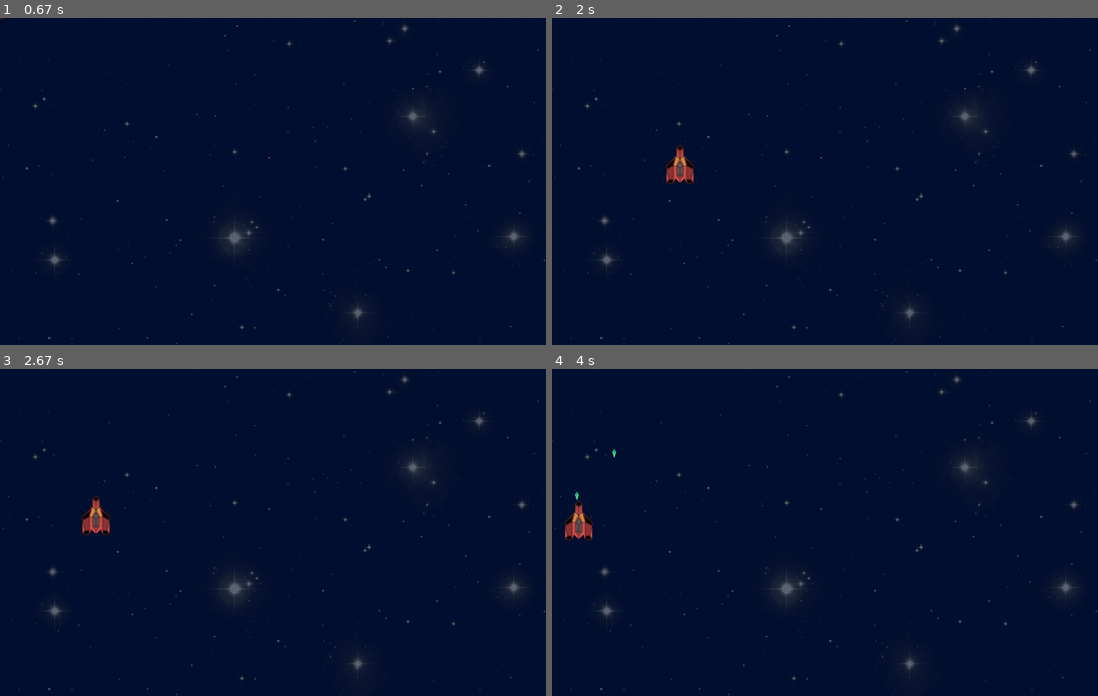
Above: before the commit, frames 1-4 (two rows, left to right).
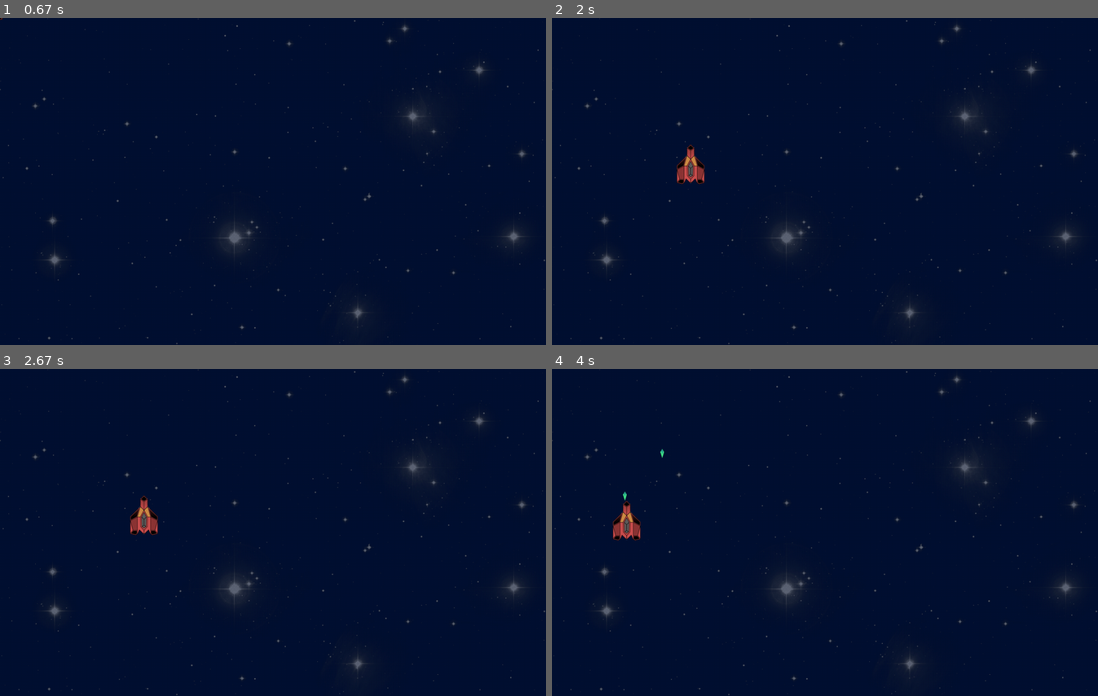
Above: after the commit, the same moments.

Repository: Daltro-Oliveira-Vinuto/game_aliens_with_pygame
Game: pygame game, started from source/aliens.py
The game is run twice, just before and just after one commit, with the same random seed, the same clock (stepped at 60 frames per second) and the same inputs.
Inputs (mouse positions are in pixels of both pictures, inside the frame that each line leads up to):
- Up to frame 1 (0.67 s): tap Enter at 0.33 s
- Up to frame 2 (2 s): hold Right 0.67-1.13 s; hold Up 1.17-1.47 s; click (693, 184) at 1.57 s; hold Right from 1.83 s (still down)
- Up to frame 3 (2.67 s): release Right at 2.3 s; hold Left from 2.33 s (still down)
- Up to frame 4 (4 s): release Left at 2.87 s; hold Down 2.9-3.2 s; hold Left 3.23-3.63 s; tap F at 3.3, 3.73 s; hold Up from 3.67 s (still down)

Frame 1 is identical in both runs. In frame 2, 0.6% of the frame differs, in the area x 20-28%, y 38-51%; in frame 3, 0.8%; in frame 4, 0.9%, in the area x 2-21%, y 24-53%.

Commit message:
test_library.py passed in all tests

Diff:
--- a/source/aliens.py
+++ b/source/aliens.py
@@ -47,7 +47,7 @@
         player.fire()
         keyboard_object.state = False
 
-    if  keyboard.get_state():
+    if  keyboard.get_real_state():
         if keyboard_object.directions.left:
             player.move_left()
         if keyboard_object.directions.right:
--- a/source/library.py
+++ b/source/library.py
@@ -35,6 +35,9 @@
         self._right: bool = right
         self._upp: bool = upp
         self._down: bool = down
+
+    def __str__(self):
+        return f"(left={self.left}, right={self.right}, up={self.upp}, down={self.down})"
 
     @property
     def upp(self) -> bool:
@@ -77,14 +80,14 @@
     def __init__(self, directions: Directions) -> None:
         self.directions = directions
         self._state: bool = False
-        self._state = self.get_state()
+        self._state = self.get_real_state()
 
-    def get_state(self) -> bool:
-        "Return the actual state of Directions using a boolean"
+    def get_real_state(self) -> bool:
+        "Return True if the self_state is True or any of the directions are True"
         if self.directions.upp or\
         self.directions.down or\
         self.directions.left or\
-        self.directions.down or \
+        self.directions.right or \
         self._state:
             self._state = True
         else:
@@ -100,3 +103,6 @@
     @state.setter
     def state(self, value: bool) -> None:
         self._state = value
+
+    def __str__(self):
+        return self.directions.__str__()+f", state={self.state}"
--- a/source/ships.py
+++ b/source/ships.py
@@ -1,4 +1,4 @@
-"Modules with the classes for Projectiles and Ships objects"
+"Module with the classes for Projectiles and Ships objects"
 from __future__ import annotations
 from typing import Any
 from library import Position
--- a/tests/test_library.py
+++ b/tests/test_library.py
@@ -10,7 +10,7 @@
 
 from library import Position, Directions, Keyboard
 
-def test_position_class_setters_and_getters():
+def test_class_position():
 	p1 = Position(3,4)
 	assert p1.pos_x == 3
 	assert p1.pos_y == 4
@@ -20,8 +20,10 @@
 	assert p1.pos_x == 10
 	assert p1.pos_y == 20
 
+	assert p1.__str__() == "(10, 20)"
 
-def test_directions_class_setters_and_getters():
+
+def test_class_direction():
 	d1 = Directions(left=True,right=True,upp=False,down=False)
 
 	assert d1.left == True
@@ -38,3 +40,29 @@
 	assert d1.right == False
 	assert d1.upp == True
 	assert d1.down == True
+
+	assert d1.__str__() == "(left=False, right=False, up=True, down=True)"
+
+def test_class_keyboard():
+	d0 = Directions(False,False,False,False)
+	k0 = Keyboard(d0)
+	assert k0.state == False
+	assert k0.get_real_state() == False
+	k0.state = True
+	assert k0.state == True
+	assert k0.get_real_state() == True
+	assert k0.__str__() == d0.__str__()+", state=True"
+
+
+	d_list = [Directions(True, False, False, False),
+			Directions(False, True, False, False),
+			Directions(False, False, True, False),
+			Directions(False, False, False, True)]
+	for i in range(0,4,1):
+		k1 = None
+		k1 = Keyboard(d_list[i])
+		assert k1.get_real_state() == True
+		assert k1.state == True
+		k1.state = False
+		assert k1.state == False
+		assert k1.get_real_state() == True
